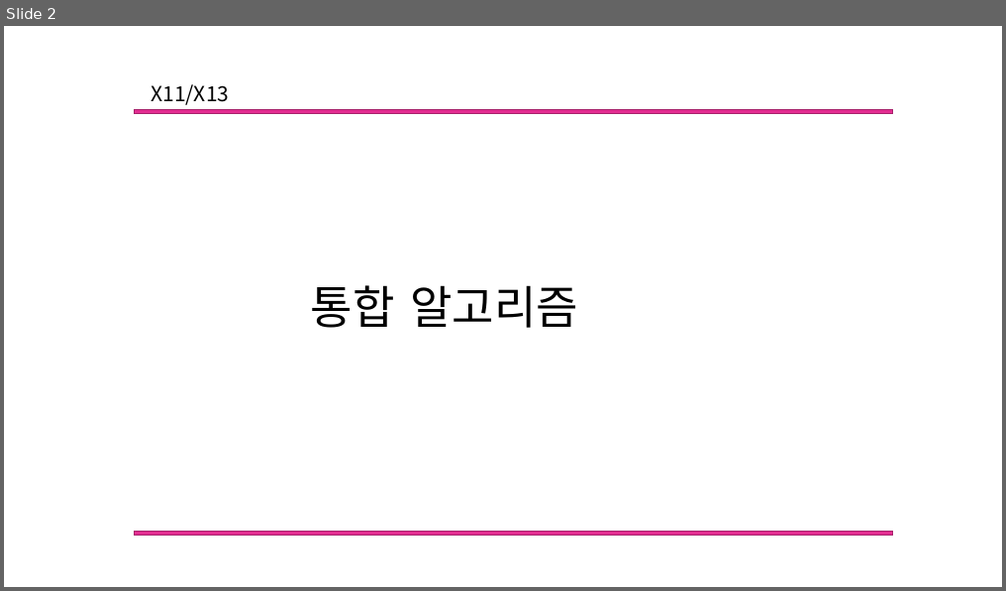
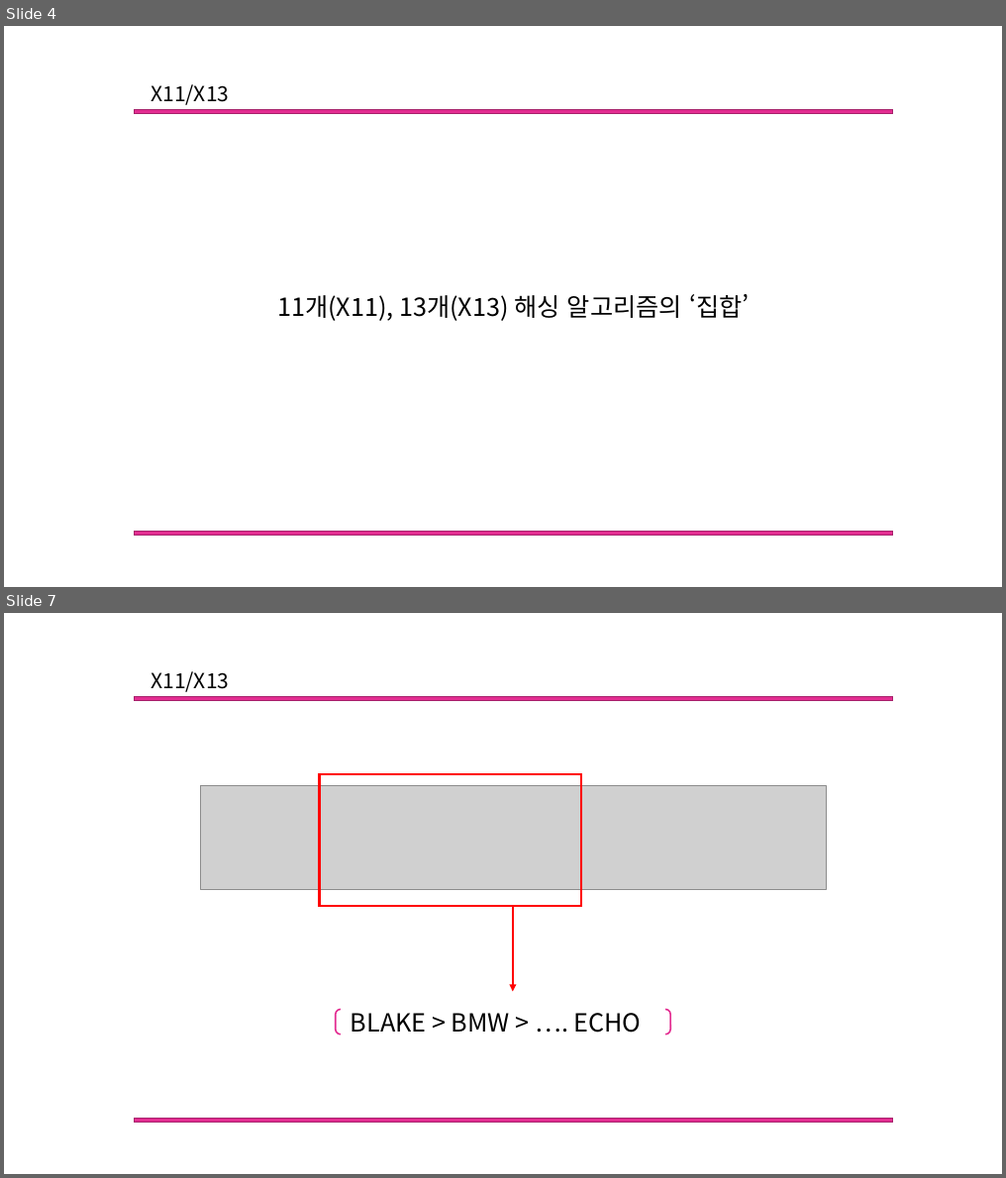
Before and after one commit to Mikusnuz/MyPractice, a slide deck: Study/14. X11, X13 Algorithm.pptx. Shown one above the other, each under a label of ours: slide 2 before the commit, slides 4 and 7 after it; the slides between them are not shown. The pictures are 1006x591 and 1006x1178 pixels, drawn with LibreOffice and Linux fonts; fonts in the diff are those of the drawing; grey boxes stand for pictures. Boxes give left, top, right and bottom in pixels: in the first picture for what was removed or moved away, otherwise in the second. Text is boxed around its words. In the diff, an @@ line names an element or a change of style, - is before the commit and + after.

```diff
--- a/Study/14. X11, X13 Algorithm.pptx
+++ b/Study/14. X11, X13 Algorithm.pptx
@@ slide 7 added at (4,613,1002,1174), background #FFFFFF @@
@@ text added at (151,671,229,692), 20 pt, text #000000 @@
+X11/X13
@@ rectangle added at (134,697,893,700), fill #E32D91, outline #A8216B 1 pt @@
@@ picture added at (200,786,826,889) @@
@@ rectangle added at (319,774,581,906), outline #FF0000 2.25 pt @@
@@ arrow added from (513, 906) to (513, 992), #FF0000 2.25 pt @@
@@ bracket pair added at (336,1010,671,1035), outline #E32D91 1.5 pt @@
@@ text added at (350,1013,642,1033), 24 pt, text #000000 @@
+BLAKE > BMW > …. ECHO
@@ rectangle added at (134,1118,893,1122), fill #E32D91, outline #A8216B 1 pt @@
@@ what was slide 2 is now slide 4 @@
@@ slide 4 changed as well @@
@@ text removed at (410,285,578,328) @@
-알고리즘
@@ text at (277,294,748,321): text changed; size 44 to 24 pt @@
-통합
+11개(X11), 13개(X13) 해싱 알고리즘의 ‘집합’
```
Also in this commit, not shown: 2 other slides changed, 4 other slides added, 4 other files.
